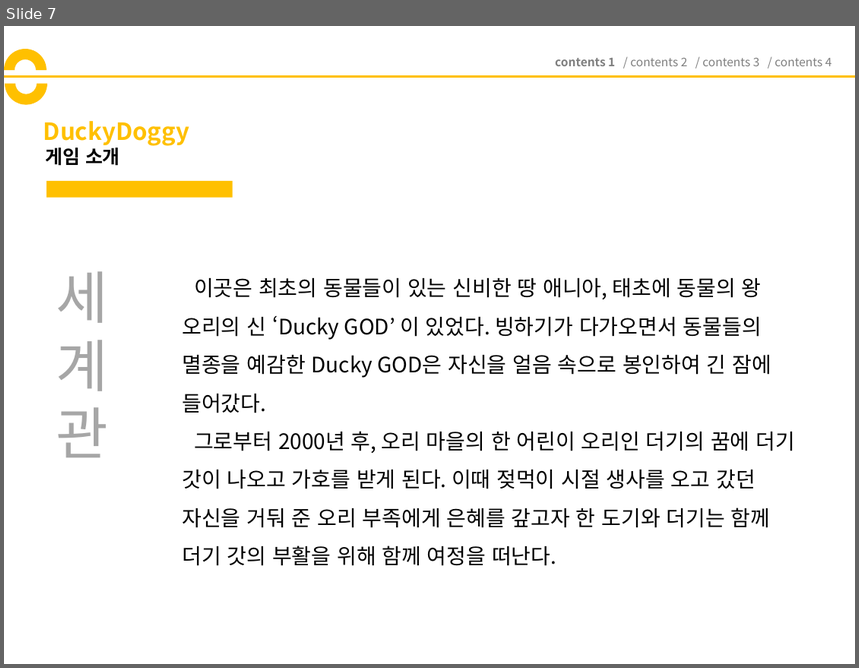
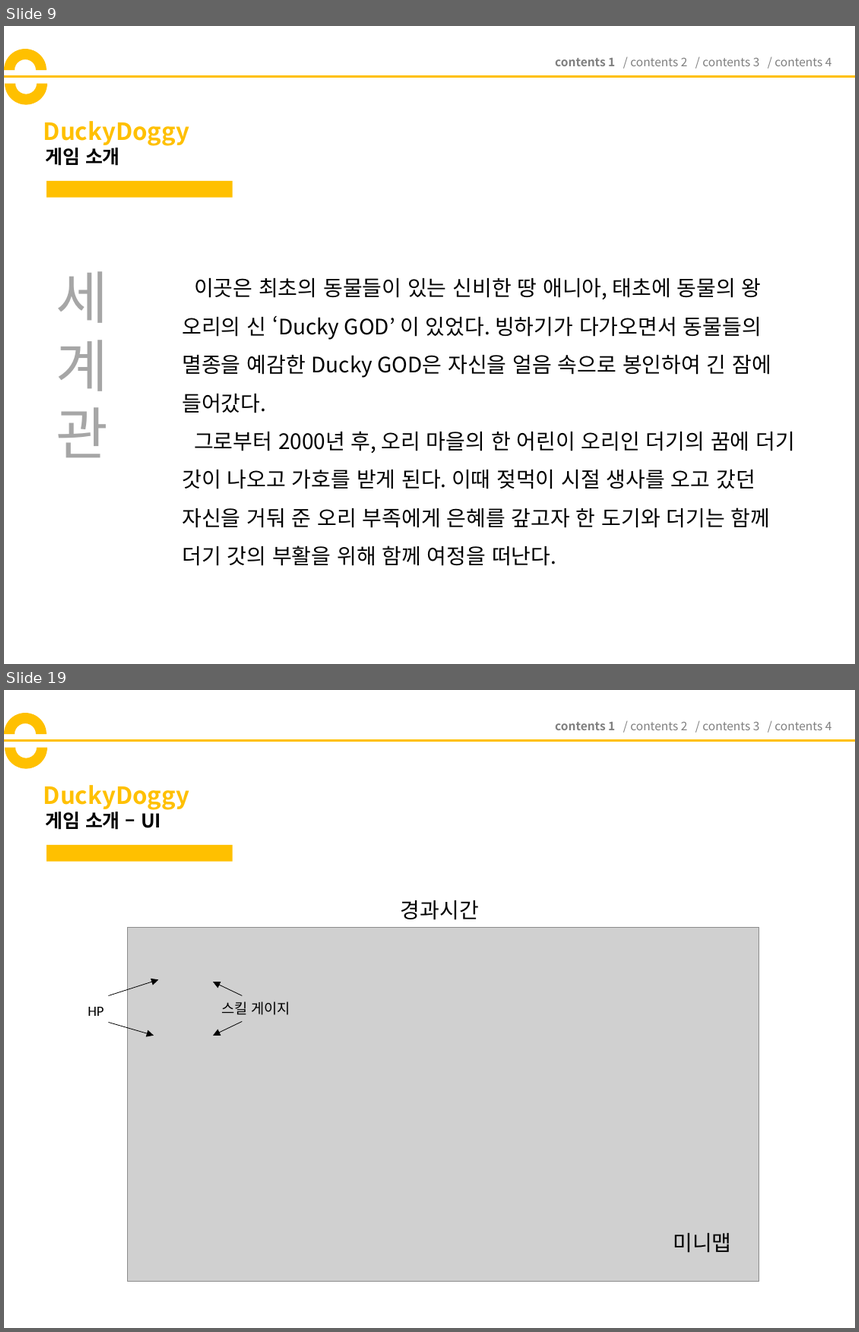
Before and after one commit to codnsj81/HuffAndPuff, a slide deck: 기획 문서/181206_DuckyDoggy_기획서_(ver1).pptx. Shown one above the other, each under a label of ours: slide 7 before the commit, slides 9 and 19 after it; the slides between them are not shown. The pictures are 859x668 and 859x1332 pixels, drawn with LibreOffice and Linux fonts; fonts in the diff are those of the drawing; grey boxes stand for pictures. Boxes give left, top, right and bottom in pixels: in the first picture for what was removed or moved away, otherwise in the second. Text is boxed around its words. In the diff, an @@ line names an element or a change of style, - is before the commit and + after.

```diff
--- a/기획 문서/181206_DuckyDoggy_기획서_(ver1).pptx
+++ b/기획 문서/181206_DuckyDoggy_기획서_(ver1).pptx
@@ slide 19 added at [4,690,855,1328], background #FFFFFF @@
@@ arch (boxed as its full ring) added at [4,713,47,755], fill #FFC000 @@
@@ arch (boxed as its full ring) added at [5,726,47,769], fill #FFC000 @@
@@ text added at [555,722,832,730], 10 pt, text #808080 @@
+contents 1 / contents 2 / contents 3 / contents 4
@@ line added from (4, 740) to (855, 740), #FFC000 2.25 pt @@
@@ title added at [44,785,189,810], 20 pt, text #FFC000, bold @@
+DuckyDoggy
@@ text added at [46,809,161,830], 16 pt, text #000000, bold @@
+게임 소개 – UI
@@ rectangle added at [47,845,233,861], fill #FFC000 @@
@@ text added at [401,901,479,920], 18 pt, text #000000 @@
+경과시간
@@ picture added at [127,927,759,1283] @@
@@ arrow added from (109, 996) to (158, 980), #000000 0.5 pt @@
@@ arrow added from (243, 996) to (214, 982), #000000 0.5 pt @@
@@ text added at [88,1007,104,1016], 12 pt, text #000000 @@
+HP
@@ text added at [221,1002,291,1015], 12 pt, text #000000 @@
+스킬 게이지
@@ arrow added from (109, 1023) to (154, 1036), #000000 0.5 pt @@
@@ arrow added from (243, 1022) to (214, 1036), #000000 0.5 pt @@
@@ text added at [673,1233,731,1253], 18 pt, text #000000 @@
+미니맵
@@ what was slide 7 is now slide 9 @@
```
Also in this commit, not shown: 4 slides changed, 8 other slides added, 1 slide removed.
